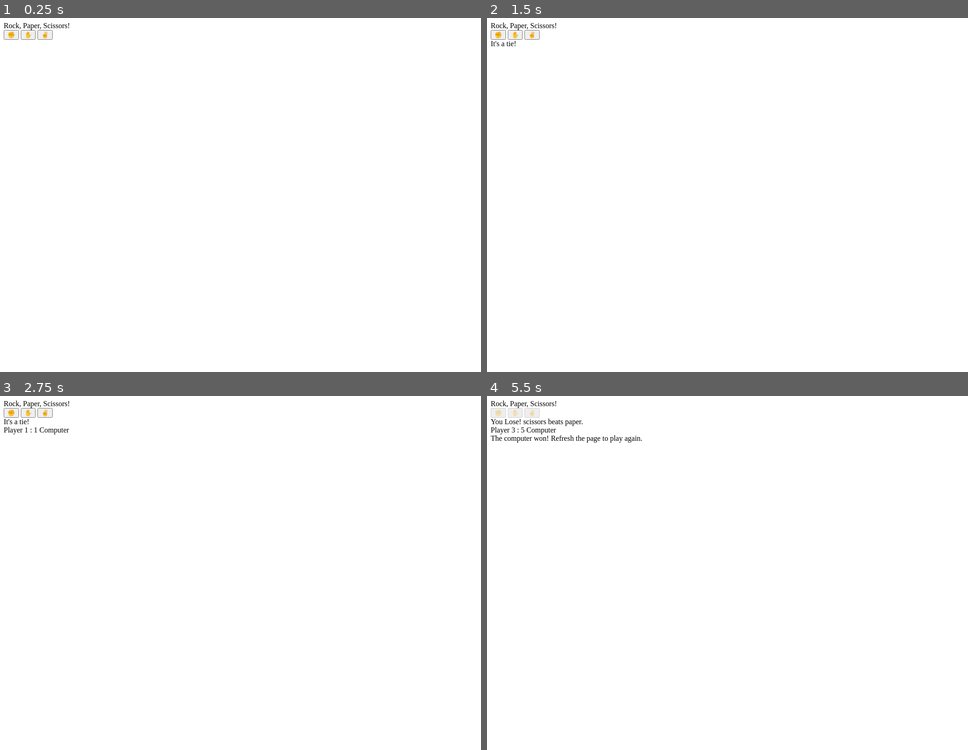
Above: before the commit, frames 1-4 (two rows, left to right).
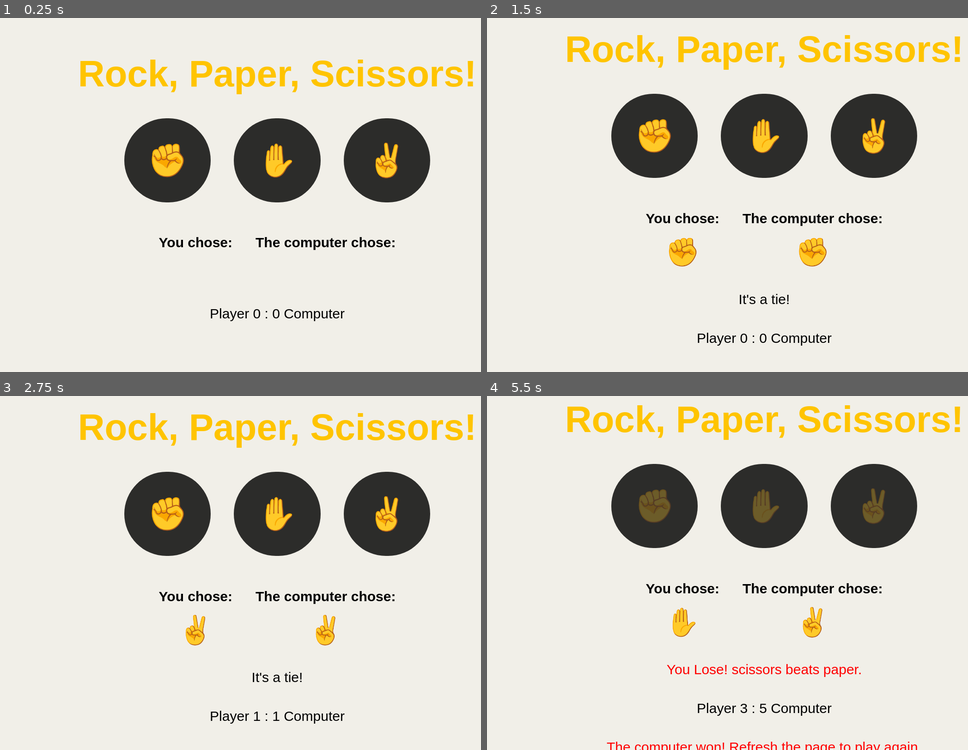
Above: after the commit, the same moments.

Repository: Rehaan7R/odin-rock-paper-scissors
Game: browser game, page index.html
The game is run twice, just before and just after one commit, with the same random seed, the same clock (stepped at 60 frames per second) and the same inputs.
Inputs:
- Up to frame 1 (0.25 s): no input
- Up to frame 2 (1.5 s): click "✊" at 1.27 s
- Up to frame 3 (2.75 s): click "✋" at 1.87 s; click "✊" at 2.02 s; click "✌️" at 2.47 s
- Up to frame 4 (5.5 s): click "✊" at 3.07 s; click "✌️" at 3.67 s; click "✋" at 4.27 s; click "✌️" at 4.52 s; click "✊" at 4.87 s; click "✋" at 5.47 s

The runs differ from the first frame. In frame 1, 14% of the frame differs, in the area x 0-99%, y 1-86%; in frame 2, 15%; in frame 3, 14%; in frame 4, 16%, in the area x 0-99%, y 1-100%.

Commit message:
Add CSS styling & choice displays
Added some CSS styling and added a display to show
what the player selected vs what the computer selected.

Diff:
--- a/index.html
+++ b/index.html
@@ -4,6 +4,7 @@
     <meta charset="UTF-8">
     <meta name="viewport" content="width=device-width, initial-scale=1.0">
     <title>Rock, Paper, Scissors!</title>
+    <link rel="stylesheet" href="styles.css">
 </head>
 <body>
     <div id="header">Rock, Paper, Scissors!</div>
@@ -14,8 +15,19 @@
         <button id="scissors-btn">✌️</button>
     </div>
 
+    <div id="choices">
+        <div class="player">
+            <h1>You chose:</h1>
+            <p id="player-choice"></p>
+        </div>
+        <div class="computer">
+            <h1>The computer chose:</h1>
+            <p id="computer-choice"></p>
+        </div>
+    </div>
+
     <div id="results"></div>
-    <div id="scores"></div>
+    <div id="scores">Player 0 : 0 Computer</div>
     <div id="winner"></div>
 
     <script src="script.js"></script>
--- a/script.js
+++ b/script.js
@@ -1,6 +1,8 @@
 let humanScore = 0;
 let computerScore = 0;
 
+const playerDisplay = document.querySelector("#player-choice");
+const computerDisplay = document.querySelector("#computer-choice");
 const results = document.querySelector("#results");
 const scores = document.querySelector("#scores");
 const winner = document.querySelector("#winner");
@@ -20,6 +22,8 @@
 }
 
 function playRound(humanChoice, computerChoice) {
+    results.classList.remove("highlight-green", "highlight-red")
+
     if (humanChoice === computerChoice) {
         return "It's a tie!"
     } else if ((humanChoice === "rock" && computerChoice === "scissors") ||
@@ -27,10 +31,12 @@
             (humanChoice === "scissors" && computerChoice === "paper")) {
         humanScore++;
         scores.textContent = `Player ${humanScore} : ${computerScore} Computer`;
+        results.classList.add("highlight-green");
         return `You Win! ${humanChoice} beats ${computerChoice}.`;
     } else {
         computerScore++;
         scores.textContent = `Player ${humanScore} : ${computerScore} Computer`;
+        results.classList.add("highlight-red");
         return `You Lose! ${computerChoice} beats ${humanChoice}.`;
     }
 }
@@ -38,30 +44,47 @@
 function checkGameOver() {
     if (humanScore === 5) {
         winner.textContent = "You won! Refresh the page to play again.";
+        winner.classList.add("highlight-green");
         buttons.forEach(button => button.disabled = true);
     } else if (computerScore === 5) {
         winner.textContent = "The computer won! Refresh the page to play again.";
+        winner.classList.add("highlight-red");
         buttons.forEach(button => button.disabled = true);
+    }
+}
+
+function getChoiceEmoji (choice) {
+    switch(choice) {
+        case "rock":
+            return "✊";
+        case "paper":
+            return "✋";
+        case "scissors":
+            return "✌️";
     }
 }
 
 buttons.forEach(button => {
     button.addEventListener("click", () => {
-        let playerSelection;
+        let playerChoice;
+        const computerChoice = getComputerChoice();
 
         switch(button.id) {
             case "rock-btn":
-                playerSelection = "rock";
+                playerChoice = "rock";
                 break;
             case "paper-btn":
-                playerSelection = "paper";
+                playerChoice = "paper";
                 break;
             case "scissors-btn":
-                playerSelection = "scissors";
+                playerChoice = "scissors";
                 break;
         }
 
-        results.textContent = playRound(playerSelection, getComputerChoice());
+        playerDisplay.textContent = button.textContent;
+        computerDisplay.textContent = getChoiceEmoji(computerChoice);
+
+        results.textContent = playRound(playerChoice, computerChoice);
         checkGameOver();
     })
 })
--- /dev/null
+++ b/styles.css
@@ -0,0 +1,54 @@
+body {
+    height: 100vh;
+    display: flex;
+    flex-direction: column;
+    align-items: center;
+    justify-content: center;
+    gap: 50px;
+
+    font-family: Arial, Helvetica, sans-serif;
+    font-size: 30px;
+    background-color: #F1EFE8;
+}
+
+#header {
+    font-size: 80px;
+    font-weight: 800;
+    color: rgb(255, 196, 0);
+}
+
+#button-container {
+    display: flex;
+    gap: 50px;
+}
+
+#button-container button {
+    padding: 50px 50px;
+    font-size: 70px;
+    background-color: #2C2C2A;
+    border-radius: 999px;
+    border: none;
+}
+
+#choices {
+    display: flex;
+    gap: 50px;
+}
+
+.player h1, .computer h1 {
+    font-size: 30px;
+}
+
+#player-choice, #computer-choice {
+    text-align: center;
+    font-size: 60px;
+    margin: 0;
+}
+
+.highlight-green {
+    color: green;
+}
+
+.highlight-red {
+    color: red;
+}
